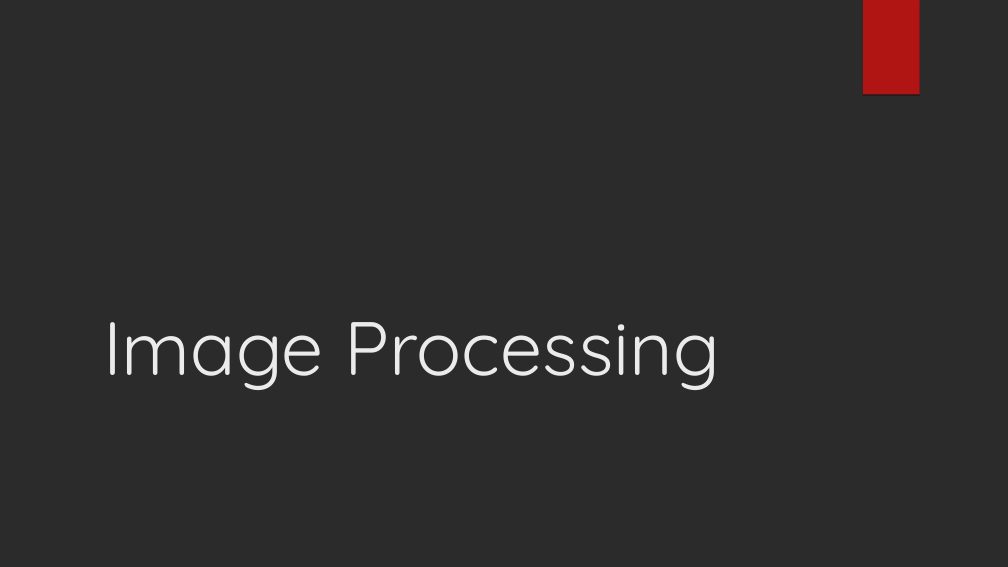
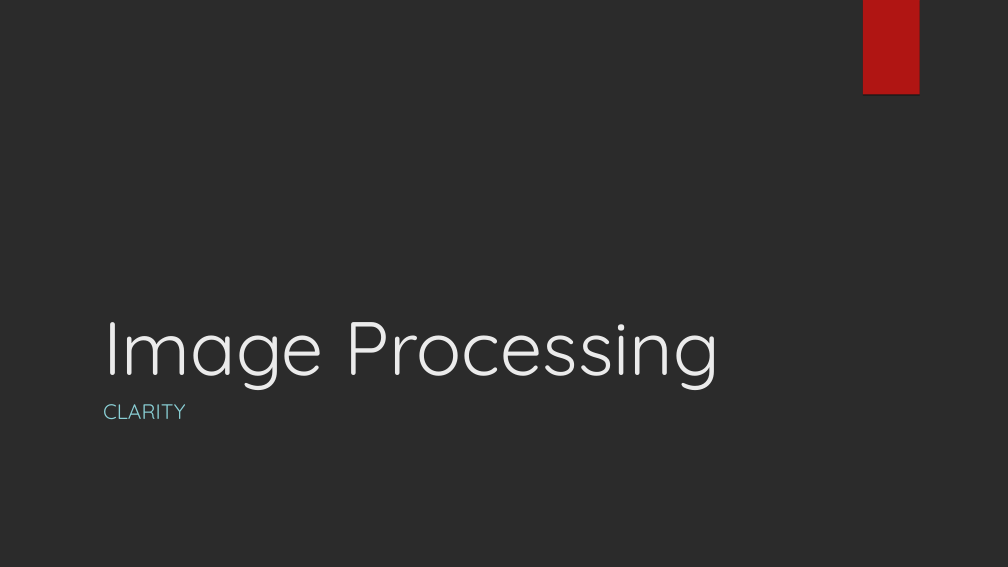
Before and after one commit to nivekranjith/Clarity, a slide deck: slide 1 of Report Presentation/Report Presentation - ppt format.ppt. Drawn at 1008x567 pixels with LibreOffice and Linux fonts; fonts in the diff are those of the drawing; background and template pictures are left out; a plain dark background stands for a picture behind light text. Boxes give left, top, right and bottom in pixels: in the first picture for what was removed or moved away, otherwise in the second. Text is boxed around its words. In the diff, an @@ line names an element or a change of style, - is before the commit and + after.

Commit message:
consolidating slides

```diff
--- a/Report Presentation/Report Presentation - ppt format.ppt
+++ b/Report Presentation/Report Presentation - ppt format.ppt
@@ subtitle added at (103,404,185,419), 20 pt, text #8AD0D6 @@
+CLARITY
```
Also in this commit, not shown: 1 other file.
